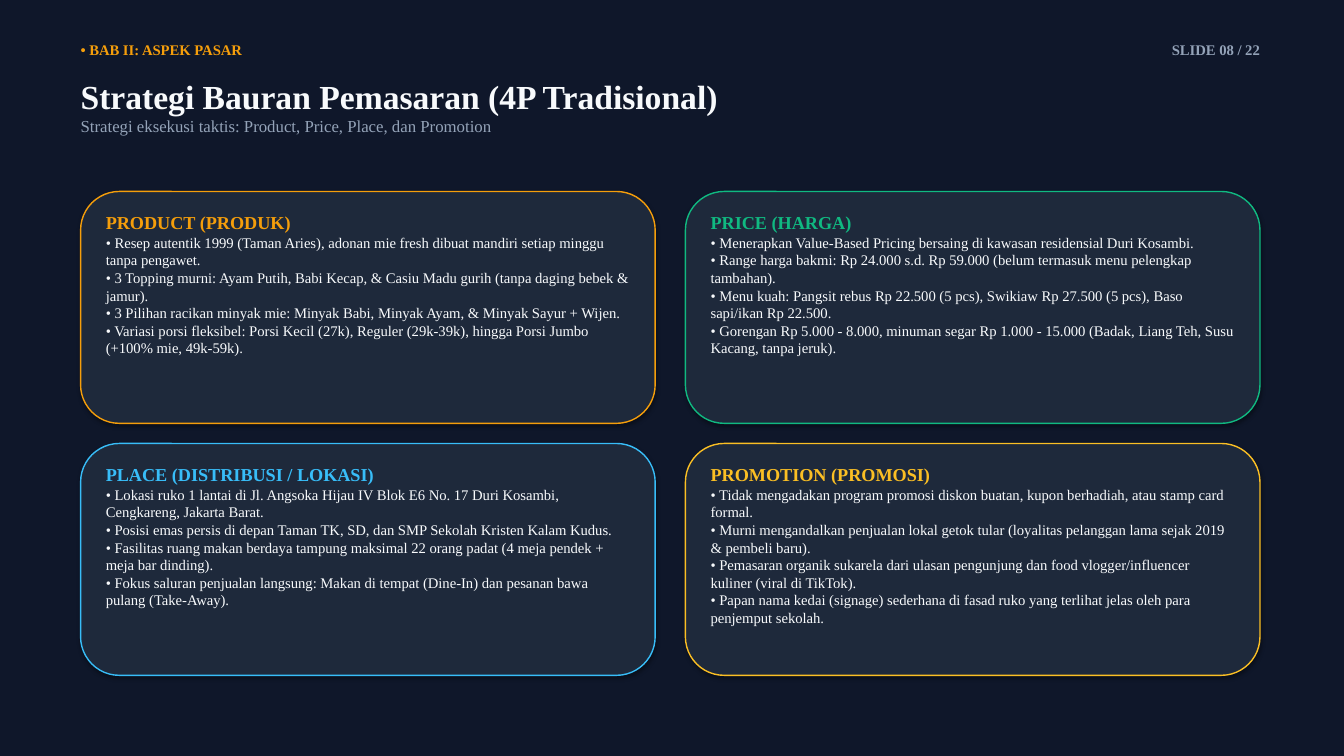
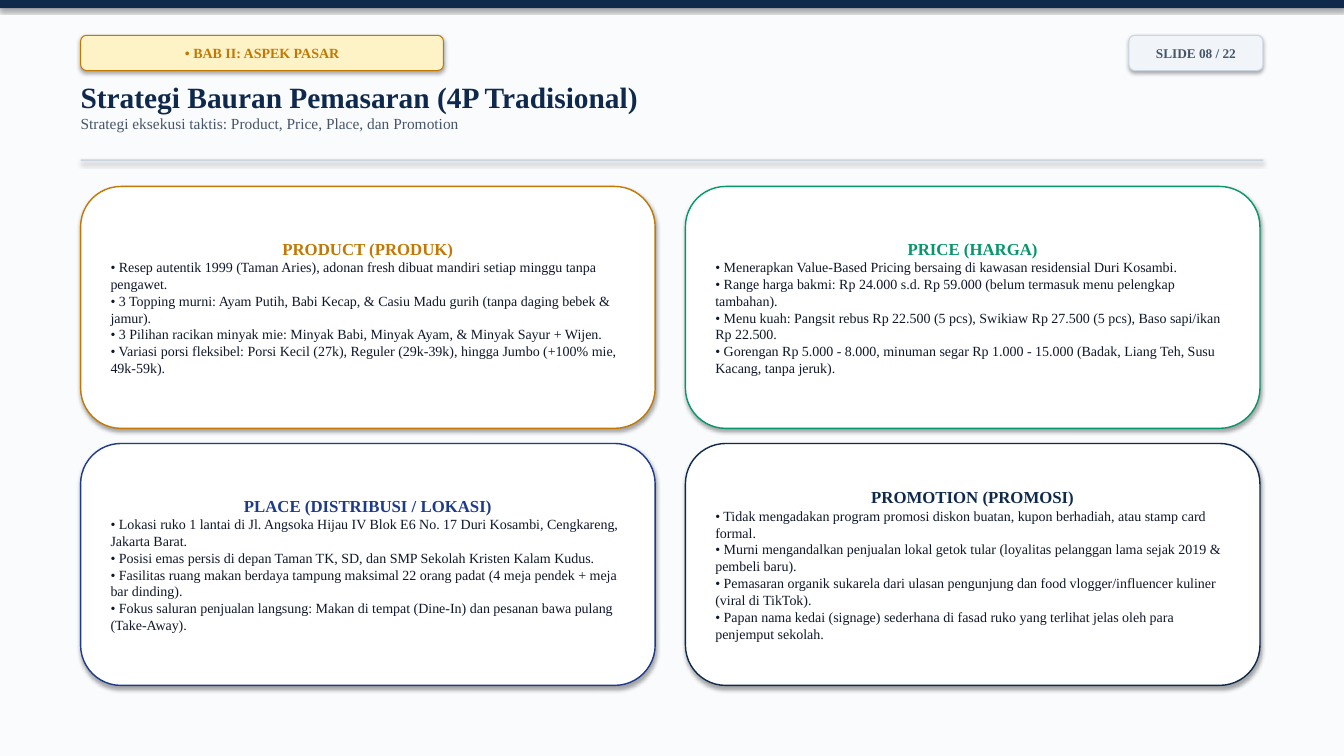
Before and after one commit to arthurfreelanceinquiries-alt/SKB-Bakmi-Mimu, a slide deck: slide 8 of 01_TUGAS_FINAL_BAKMI_MIMU/Presentasi_SKB_Bakmi_Mimu_Carina_Sayang.pptx. Drawn at 1344x756 pixels with LibreOffice and Linux fonts; fonts in the diff are those of the drawing. Boxes give left, top, right and bottom in pixels: in the first picture for what was removed or moved away, otherwise in the second. Text is boxed around its words. In the diff, an @@ line names an element or a change of style, - is before the commit and + after.

Commit message:
fix(pptx): rebuild template presentasi tema terang formal FEB UKRIDA, tabel native PowerPoint, dan single-shape container 100% kompatibel Google Slides

```diff
--- a/01_TUGAS_FINAL_BAKMI_MIMU/Presentasi_SKB_Bakmi_Mimu_Carina_Sayang.pptx
+++ b/01_TUGAS_FINAL_BAKMI_MIMU/Presentasi_SKB_Bakmi_Mimu_Carina_Sayang.pptx
@@ rectangle at (x1=0, y1=0, x2=1344, y2=756): fill #0F172A to #FAFBFD @@
@@ rectangle added at (x1=0, y1=0, x2=1344, y2=8), fill #0F294D @@
@@ rounded rectangle "• BAB II: ASPEK PASAR" resized from (x1=89, y1=45, x2=242, y2=55) to (x1=81, y1=35, x2=444, y2=71) @@
@@ rounded rectangle "• BAB II: ASPEK PASAR" at (x1=81, y1=35, x2=444, y2=71): size 10.5 to 10 pt, text colour #F59E0B to #C27803; alignment left to centre; vertical alignment top to middle; fill none to #FEF3C7; outline none to #C27803 0.75 pt; shadow on @@
@@ rounded rectangle "SLIDE 08 / 22" resized from (x1=1172, y1=45, x2=1260, y2=55) to (x1=1129, y1=35, x2=1263, y2=71) @@
@@ rounded rectangle "SLIDE 08 / 22" at (x1=1129, y1=35, x2=1263, y2=71): size 10.5 to 9.5 pt, text colour #94A3B8 to #475569; alignment right to centre; vertical alignment top to middle; fill none to #F1F5F9; outline none to #CBD5E1 0.75 pt; shadow on @@
@@ text "Strategi Bauran Pemasaran (4P Tradisional)" at (x1=81, y1=87, x2=638, y2=133): size 24 to 21 pt, text colour #F8FAFC to #0F294D in "Strategi Bauran Pemasaran (4P Tradisional)"; size 12 to 11 pt, text colour #94A3B8 to #475569 in "Strategi eksekusi taktis: Product, Price, Place, dan ..." @@
@@ rectangle added at (x1=81, y1=159, x2=1263, y2=161), fill #CBD5E1 @@
@@ rounded rectangle "PRODUCT (PRODUK)" resized from (x1=106, y1=216, x2=620, y2=356) to (x1=81, y1=187, x2=655, y2=429) @@
@@ rounded rectangle "PRODUCT (PRODUK)" at (x1=81, y1=187, x2=655, y2=429): vertical alignment top to middle; fill none to #FFFFFF; outline none to #C27803 1 pt; shadow on @@
@@ rounded rectangle removed at (x1=81, y1=192, x2=655, y2=423) @@
@@ rounded rectangle "PRICE (HARGA)" resized from (x1=711, y1=216, x2=1233, y2=356) to (x1=686, y1=187, x2=1260, y2=429) @@
@@ rounded rectangle "PRICE (HARGA)" at (x1=686, y1=187, x2=1260, y2=429): size 13 to 12 pt, text colour #10B981 to #059669 in "PRICE (HARGA)"; size 10.5 to 10 pt, text colour #F8FAFC to #0F172A; alignment left to centre; vertical alignment top to middle; fill none to #FFFFFF; outline none to #059669 1 pt; shadow on @@
@@ rounded rectangle removed at (x1=686, y1=192, x2=1260, y2=423) @@
@@ text in rounded rectangle at (x1=111, y1=262, x2=596, y2=292): text changed; size 10.5 to 10 pt; text colour #F8FAFC to #0F172A @@
-• Resep autentik 1999 (Taman Aries), adonan mie fresh dibuat mandiri setiap minggu tanpa pengawet.
+• Resep autentik 1999 (Taman Aries), adonan fresh dibuat mandiri setiap minggu tanpa pengawet.
@@ text in rounded rectangle at (x1=111, y1=243, x2=602, y2=342): size 13 to 12 pt, text colour #F59E0B to #C27803 in "PRODUCT (PRODUK)"; size 10.5 to 10 pt, text colour #F8FAFC to #0F172A in "• 3 Topping murni: Ayam Putih, Babi ...", "• 3 Pilihan racikan minyak mie: Minyak ..."; alignment left to centre @@
@@ text in rounded rectangle at (x1=111, y1=346, x2=616, y2=376): text changed; size 10.5 to 10 pt; text colour #F8FAFC to #0F172A @@
-• Variasi porsi fleksibel: Porsi Kecil (27k), Reguler (29k-39k), hingga Porsi Jumbo (+100% mie, 49k-59k).
+• Variasi porsi fleksibel: Porsi Kecil (27k), Reguler (29k-39k), hingga Jumbo (+100% mie, 49k-59k).
@@ rounded rectangle "PLACE (DISTRIBUSI / LOKASI)" resized from (x1=81, y1=444, x2=655, y2=676) to (x1=81, y1=444, x2=655, y2=686) @@
@@ rounded rectangle "PLACE (DISTRIBUSI / LOKASI)" at (x1=81, y1=444, x2=655, y2=686): fill #1E293B to #FFFFFF; outline #38BDF8 1 pt to #1E3A8A 1 pt @@
@@ rounded rectangle "PROMOTION (PROMOSI)" resized from (x1=711, y1=468, x2=1224, y2=626) to (x1=686, y1=444, x2=1260, y2=686) @@
@@ rounded rectangle "PROMOTION (PROMOSI)" at (x1=686, y1=444, x2=1260, y2=686): size 13 to 12 pt, text colour #FBBF24 to #0F294D in "PROMOTION (PROMOSI)"; size 10.5 to 10 pt, text colour #F8FAFC to #0F172A; alignment left to centre; vertical alignment top to middle; fill none to #FFFFFF; outline none to #0F294D 1 pt; shadow on @@
@@ rounded rectangle removed at (x1=686, y1=444, x2=1260, y2=676) @@
@@ text removed at (x1=106, y1=468, x2=612, y2=608) @@
-PLACE (DISTRIBUSI / LOKASI)
-• Lokasi ruko 1 lantai di Jl. Angsoka Hijau IV Blok E6 No. 17 Duri Kosambi, Cengkareng, Jakarta Barat.
-• Posisi emas persis di depan Taman TK, SD, dan SMP Sekolah Kristen Kalam Kudus.
-• Fasilitas ruang makan berdaya tampung maksimal 22 orang padat (4 meja pendek + meja bar dinding).
-• Fokus saluran penjualan langsung: Makan di tempat (Dine-In) dan pesanan bawa pulang (Take-Away).
@@ text in rounded rectangle at (x1=111, y1=500, x2=618, y2=633): text added @@
+PLACE (DISTRIBUSI / LOKASI)
+• Lokasi ruko 1 lantai di Jl. Angsoka Hijau IV Blok E6 No. 17 Duri Kosambi, Cengkareng, Jakarta Barat.
+• Posisi emas persis di depan Taman TK, SD, dan SMP Sekolah Kristen Kalam Kudus.
+• Fasilitas ruang makan berdaya tampung maksimal 22 orang padat (4 meja pendek + meja bar dinding).
+• Fokus saluran penjualan langsung: Makan di tempat (Dine-In) dan pesanan bawa pulang (Take-Away).
```
Also in this commit, not shown: 21 other slides changed, 2 other files.
